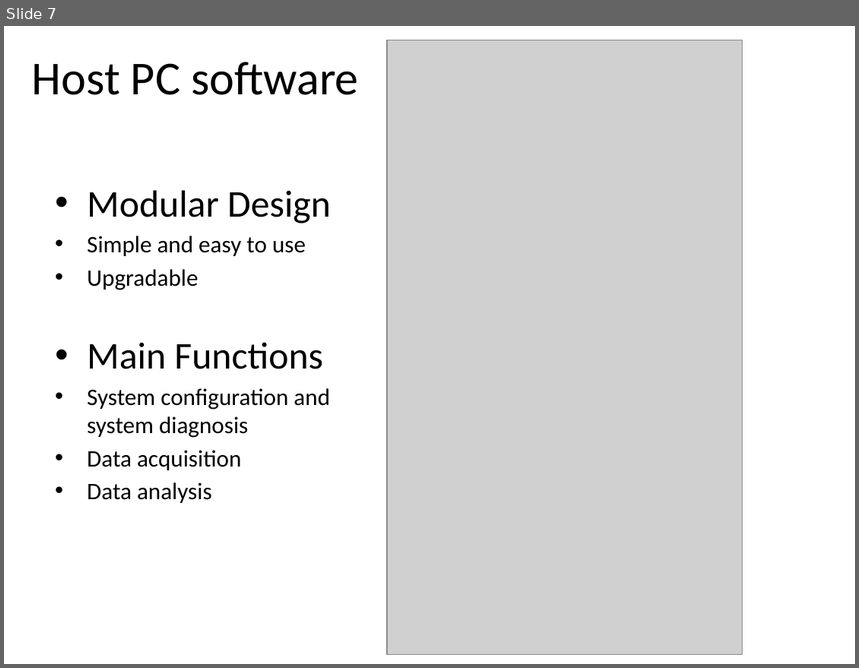
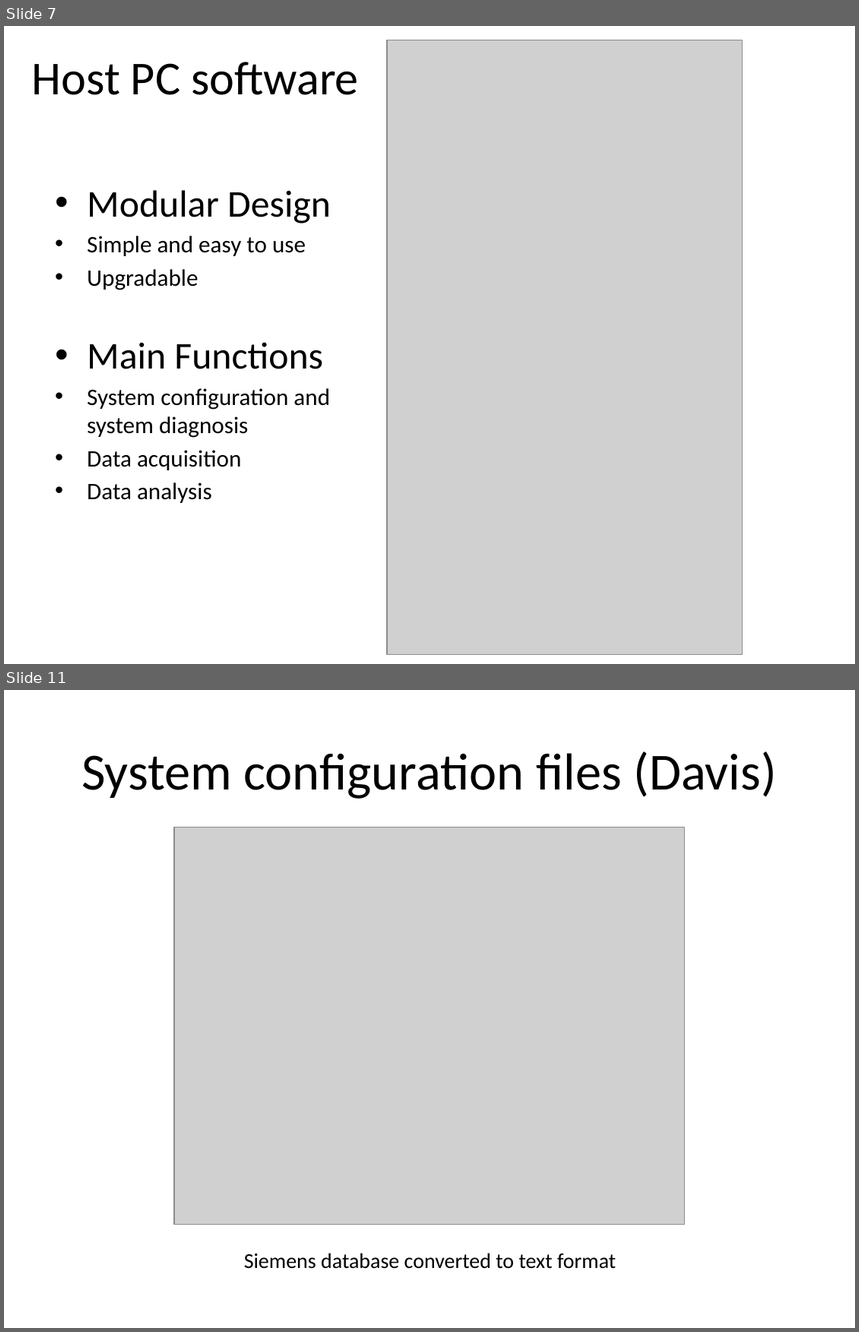
Before and after one commit to heejong/HostPC, a slide deck: Getting Started/GUI_design_OpenPET.pptx. Shown one above the other, each under a label of ours: slide 7 before the commit, slides 7 and 11 after it; the slides between them are not shown. The pictures are 859x668 and 859x1332 pixels, drawn with LibreOffice and Linux fonts; fonts in the diff are those of the drawing; grey boxes stand for pictures. Boxes give left, top, right and bottom in pixels: in the first picture for what was removed or moved away, otherwise in the second. Text is boxed around its words. In the diff, an @@ line names an element or a change of style, - is before the commit and + after.

```diff
--- a/Getting Started/GUI_design_OpenPET.pptx
+++ b/Getting Started/GUI_design_OpenPET.pptx
@@ slide 11 added at [4, 690, 855, 1328], background #FFFFFF @@
@@ title added at [82, 752, 777, 799], 44 pt, text #000000 @@
+System configuration files (Davis)
@@ picture added at [174, 827, 685, 1224] @@
@@ text added at [244, 1253, 616, 1269], 18 pt, text #000000 @@
+Siemens database converted to text format
```
Also in this commit, not shown: 2 slides changed, 15 other slides added, 1 other file.
